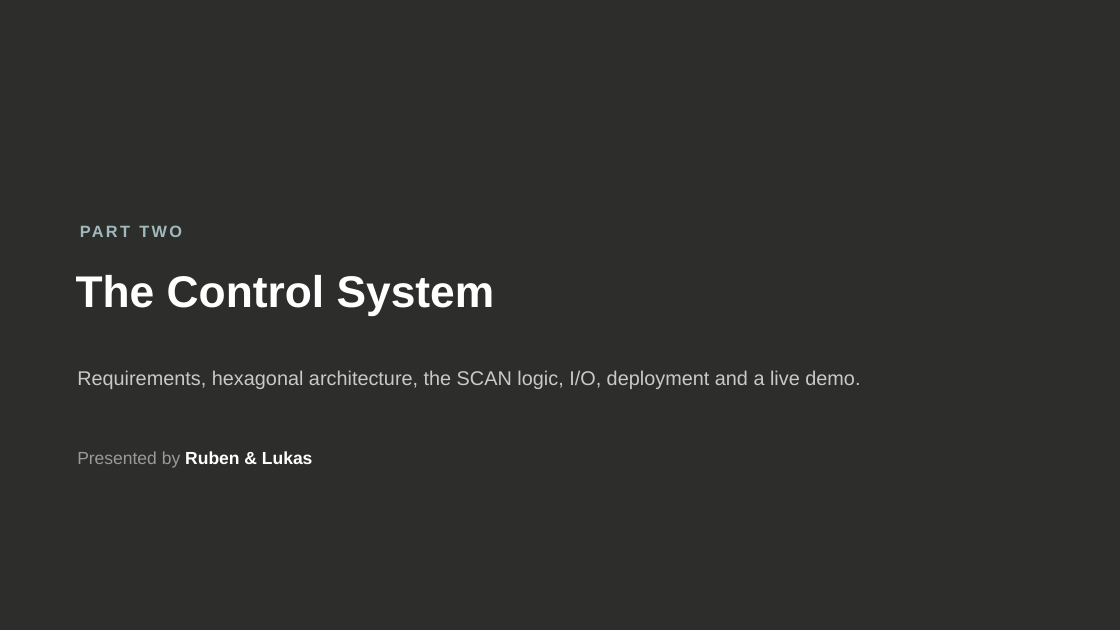
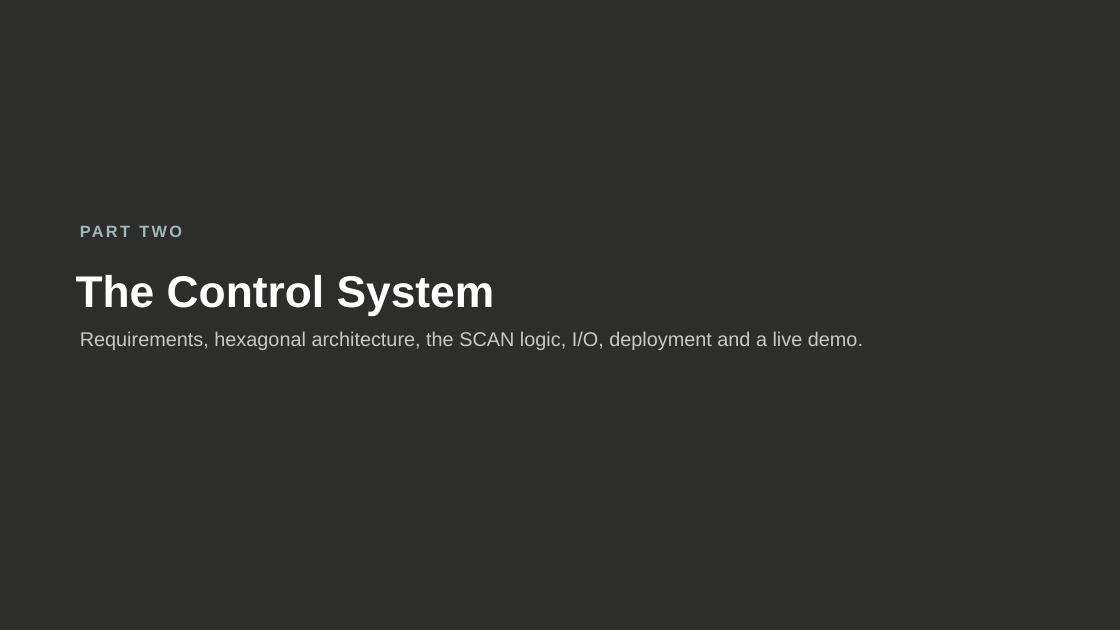
Before and after one commit to LukasRank/SysArch_FinalProjekt, a slide deck: slide 9 of Elevator_Control_Presentation_v4.pptx. Drawn at 1120x630 pixels with LibreOffice and Linux fonts; fonts in the diff are those of the drawing. Boxes give left, top, right and bottom in pixels: in the first picture for what was removed or moved away, otherwise in the second. Text is boxed around its words. In the diff, an @@ line names an element or a change of style, - is before the commit and + after.

```diff
--- a/Elevator_Control_Presentation_v4.pptx
+++ b/Elevator_Control_Presentation_v4.pptx
@@ text "Requirements, hexagonal architecture, the SCAN ...": place and size @@
-text "Requirements, hexagonal architecture, the SCAN ..." at box(77, 370, 860, 389)
+text "Requirements, hexagonal architecture, the SCAN ..." at box(80, 331, 863, 350)
@@ text removed at box(77, 451, 313, 468) @@
-Presented by Ruben & Lukas
```
Also in this commit, not shown: 18 other slides changed.
